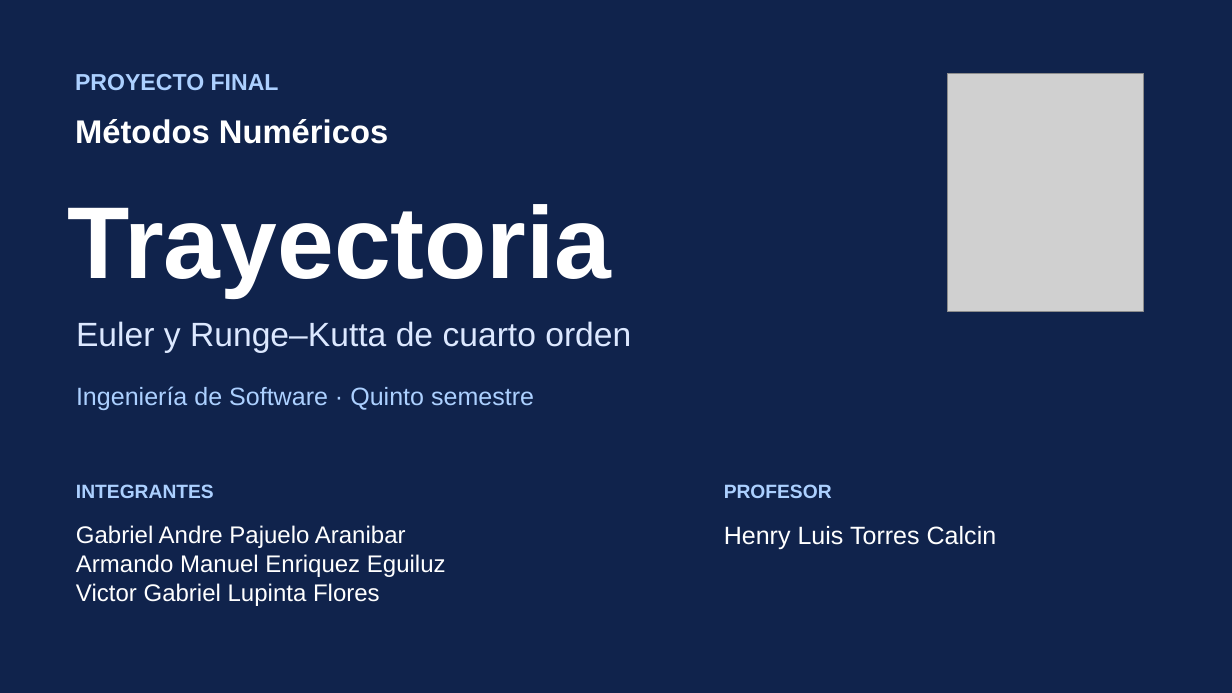
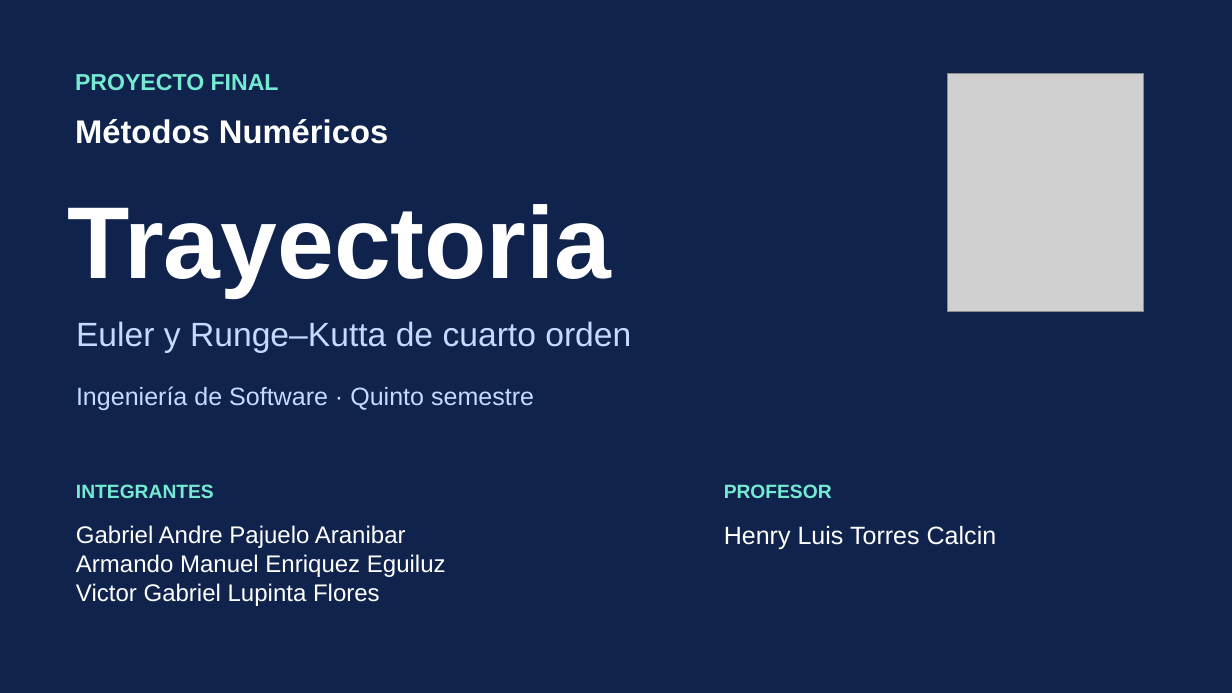
Before and after one commit to Quetzalq4321q/metodos-numericos, a slide deck: slide 1 of output/Trayectoria-Demostracion.pptx. Drawn at 1232x693 pixels with LibreOffice and Linux fonts; fonts in the diff are those of the drawing; grey boxes stand for pictures. Boxes give left, top, right and bottom in pixels: in the first picture for what was removed or moved away, otherwise in the second. Text is boxed around its words. In the diff, an @@ line names an element or a change of style, - is before the commit and + after.

```diff
--- a/output/Trayectoria-Demostracion.pptx
+++ b/output/Trayectoria-Demostracion.pptx
@@ text "Euler y Runge–Kutta de cuarto ..." at (76, 321, 631, 353): text colour #DCE8FF to #C4DAFF @@
@@ text "Ingeniería de Software · Quinto ..." at (76, 386, 534, 410): text colour #ACD0FF to #C4DAFF @@
@@ text colour #ACD0FF to #74EAD3 in 3 elements at (75, 74, 279, 90), (76, 484, 214, 498), (724, 484, 832, 498) @@
```
Also in this commit, not shown: 4 other slides changed, 3 slides added, 3 slides removed, 11 other files.
